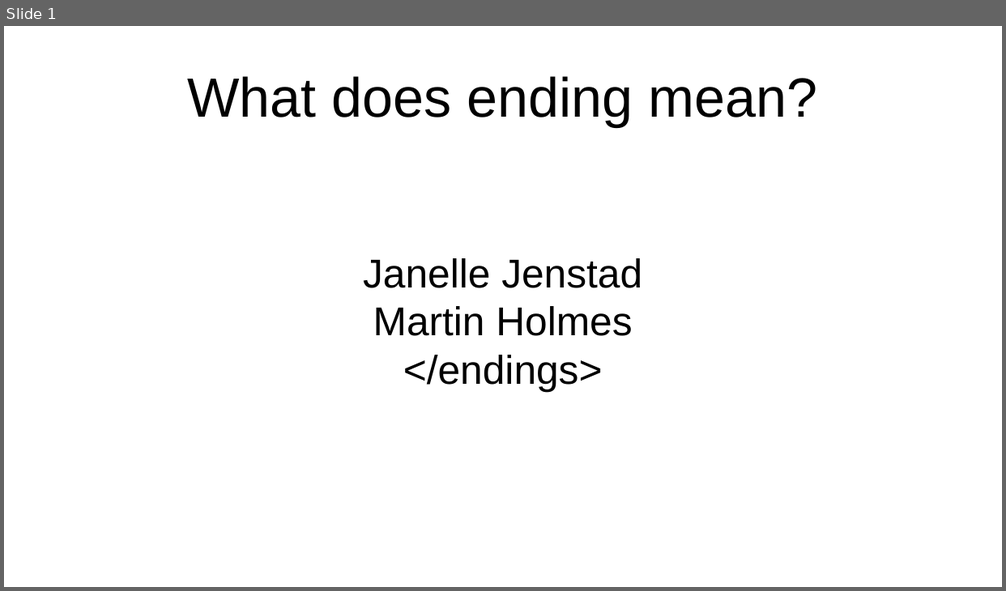
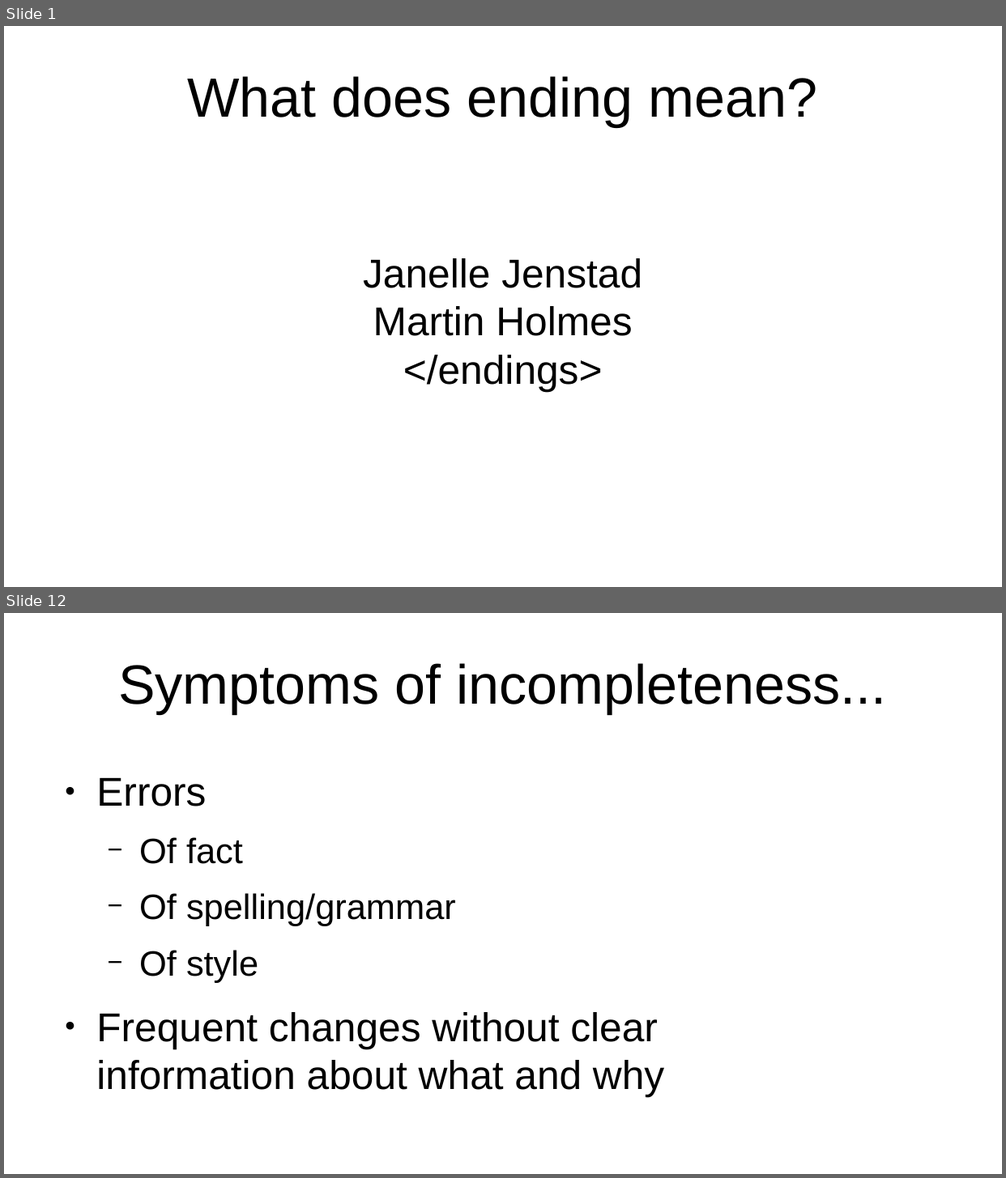
Before and after one commit to projectEndings/Endings, a slide deck: presentations/dhsi2019/what_does_ending_mean.odp. Shown one above the other, each under a label of ours: slide 1 before the commit, slides 1 and 12 after it; the slides between them are not shown. The pictures are 1006x591 and 1006x1178 pixels, drawn with LibreOffice and Linux fonts; fonts in the diff are those of the drawing; background and template pictures are left out. Boxes give left, top, right and bottom in pixels: in the first picture for what was removed or moved away, otherwise in the second. Text is boxed around its words. In the diff, an @@ line names an element or a change of style, - is before the commit and + after.

```diff
--- a/presentations/dhsi2019/what_does_ending_mean.odp
+++ b/presentations/dhsi2019/what_does_ending_mean.odp
@@ slide 12 added at [4,613,1002,1174], background #FFFFFF @@
@@ title added at [118,663,886,714], 44 pt, text #000000 @@
+Symptoms of incompleteness...
@@ text added at [96,777,664,1097], 32 pt, text #000000 @@
+● Errors
+  − Of fact
+  − Of spelling/grammar
+  − Of style
+● Frequent changes without clear information about what and why
```
Also in this commit, not shown: 21 other slides added, 12 other files.
